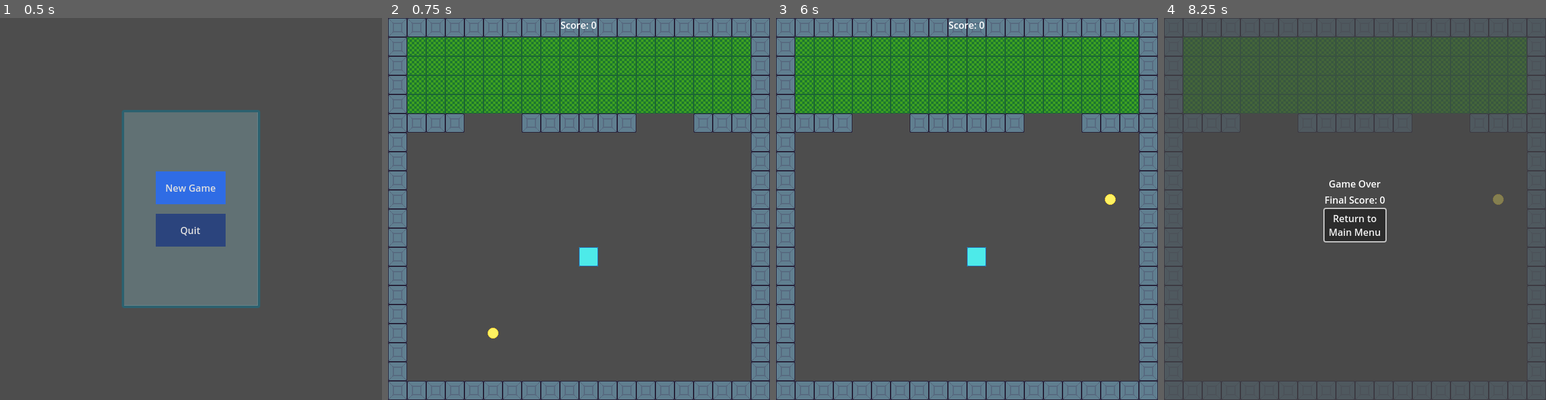
Above: before the commit, frames 1-4 (left to right).
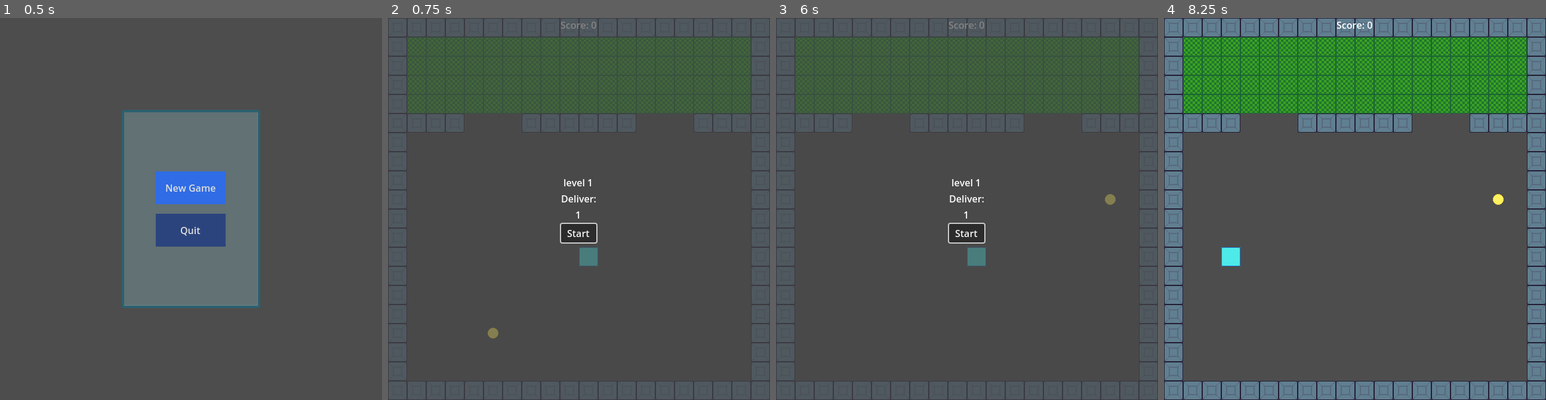
Above: after the commit, the same moments.

Repository: nateycakes/deliverySnake
Game: Godot game, scene res://src/orchestration/title_screen.tscn
The game is run twice, just before and just after one commit, with the same random seed, the same clock (stepped at 60 frames per second) and the same inputs.
Inputs (mouse positions are in pixels of both pictures, inside the frame that each line leads up to):
- Up to frame 1 (0.5 s): no input
- Up to frame 2 (0.75 s): click "New Game" at 0.5 s
- Up to frame 3 (6 s): click (967, 231) at 1.25 s, where only the run after the commit has a clickable "Start"; tap Enter (confirm) at 2, 2.85 s; hold Right (right) 2.03-2.78 s; hold Enter (confirm) 2.03-2.78 s; hold Down (down) 2.78-3.53 s; hold Right (right) 3.53-4.28 s; hold Up (up) 4.28-5 s; click "Return to Main Menu" at 5 s; click "New Game" at 5.75 s
- Up to frame 4 (8.25 s): click (1355, 231) at 6.5 s, where only the run after the commit has a clickable "Start"; tap Enter (confirm) at 7.25, 8.1 s; hold Enter (confirm) 7.28-8.03 s; hold Left (left) from 7.28 s (still down); tap Escape (pause, bound only after the commit) at 7.9 s

Frame 1 is identical in both runs. In frame 2, 41% of the frame differs, in the area x 0-100%, y 0-100%; in frame 3, 41%; in frame 4, 42%.

Commit message:
More UI Juice and Flow
- added a UI element to show the player their objective at the beginning
  of a level

  this UI shows the current level number (handled by level manager) and
  how many items need to be delivered to win. It then disappears when
  the level is ready to go

  also tweaked how the level finish is called and works - very basic
  signal processing from the UI layer in the level itself

Diff:
--- a/project.godot
+++ b/project.godot
@@ -65,6 +65,11 @@
 , Object(InputEventJoypadButton,"resource_local_to_scene":false,"resource_name":"","device":-1,"button_index":1,"pressure":0.0,"pressed":true,"script":null)
 ]
 }
+pause={
+"deadzone": 0.2,
+"events": [Object(InputEventKey,"resource_local_to_scene":false,"resource_name":"","device":-1,"window_id":0,"alt_pressed":false,"shift_pressed":false,"ctrl_pressed":false,"meta_pressed":false,"pressed":false,"keycode":0,"physical_keycode":4194305,"key_label":0,"unicode":0,"location":0,"echo":false,"script":null)
+]
+}
 
 [layer_names]
 
--- a/src/interface/ui_layer.gd
+++ b/src/interface/ui_layer.gd
@@ -1,5 +1,8 @@
 extends CanvasLayer
 class_name UILayer
+
+signal next_level_requested
+signal begin_level_requested
 
 @onready var score_label_container = $ScoreLabelContainer
 @onready var score_label = $ScoreLabelContainer/VBoxContainer/ScoreLabel
@@ -9,6 +12,18 @@
 @onready var menu_button = $GameOverContainer/VBoxContainer/MenuButton
 @onready var game_over_text = $GameOverContainer/VBoxContainer/GameOverText
 @onready var game_over_background = $GameOverBackground
+
+@onready var level_victory_container: CenterContainer = $LevelVictoryContainer
+@onready var continue_button: Button = $LevelVictoryContainer/VBoxContainer/ContinueButton
+@onready var trips_count_label: Label = $LevelVictoryContainer/VBoxContainer/ScoreHBoxContainer/TripsVboxContainer/TripsCount
+
+@onready var level_start_container: CenterContainer = $LevelStartContainer
+@onready var level_identifier_label: Label = $LevelStartContainer/VBoxContainer/LevelIdentifierLabel
+@onready var delivery_count_label: Label = $LevelStartContainer/VBoxContainer/DeliveryCountLabel
+@onready var start_level_button: Button = $LevelStartContainer/VBoxContainer/StartLevelButton
+
+
+
 
 @onready var game_over_focus : bool = false
 
@@ -21,6 +36,8 @@
 	GameManager.level_manager.game_over.connect(_on_game_over)
 	game_over_background.visible = false
 	game_over_container.visible = false
+	level_victory_container.visible = false
+	level_start_container.visible = false
 	return
 
 
@@ -34,6 +51,14 @@
 	if GameManager.is_game_over and event.is_action_pressed("confirm"):
 		GameManager.score_manager.initialize_scores()
 		#get_tree().reload_current_scene()
+
+	if level_victory_container.visible && continue_button.has_focus() && event.is_action_pressed("confirm"):
+		#the victory screen is visible, the continue button has focus, and the player hit enter
+		next_level_requested.emit()
+
+	if level_start_container.visible && start_level_button.has_focus() && event.is_action_pressed("confirm"):
+		#level start objective screen visible, and has focus, yadda yadda
+		level_begin_pressed()
 
 	return
 
@@ -58,10 +83,27 @@
 	return
 
 
+func display_level_results(delivery_count : int, trip_count : int) -> void:
+	#this will be called by the level itself once the victory conditions are met
+	trips_count_label.text = str(trip_count)
+	level_victory_container.visible = true
+	game_over_background.visible = true
+	continue_button.grab_focus()
 
+	return
 
+#prepare the beginning objective screen for the level
+func prepare_level_start(level_number : int, delivery_count : int): #assume the game will be paused
+	game_over_background.visible = true
+	level_identifier_label.text = "level " + str(level_number)
+	delivery_count_label.text = str(delivery_count)
+	level_start_container.visible = true
+	start_level_button.grab_focus()
 
-
+func level_begin_pressed():
+	begin_level_requested.emit()
+	level_start_container.visible = false
+	game_over_background.visible = false
 
 func _on_retry_button_focus_entered():
 	game_over_focus = true
--- a/src/interface/ui_layer.tscn
+++ b/src/interface/ui_layer.tscn
@@ -3,9 +3,11 @@
 [ext_resource type="Script" uid="uid://d1pksbt786ja0" path="res://src/interface/ui_layer.gd" id="1_re3yg"]
 
 [node name="UILayer" type="CanvasLayer"]
+process_mode = 3
 script = ExtResource("1_re3yg")
 
 [node name="ScoreLabelContainer" type="HBoxContainer" parent="."]
+visible = false
 anchors_preset = 15
 anchor_right = 1.0
 anchor_bottom = 1.0
@@ -32,6 +34,7 @@
 color = Color(0.278431, 0.278431, 0.278431, 0.670588)
 
 [node name="GameOverContainer" type="CenterContainer" parent="."]
+visible = false
 anchors_preset = 15
 anchor_right = 1.0
 anchor_bottom = 1.0
@@ -56,6 +59,71 @@
 text = "Return to
 Main Menu"
 
+[node name="LevelVictoryContainer" type="CenterContainer" parent="."]
+visible = false
+anchors_preset = 15
+anchor_right = 1.0
+anchor_bottom = 1.0
+grow_horizontal = 2
+grow_vertical = 2
+
+[node name="VBoxContainer" type="VBoxContainer" parent="LevelVictoryContainer"]
+layout_mode = 2
+alignment = 1
+
+[node name="VictoryTextLabel" type="Label" parent="LevelVictoryContainer/VBoxContainer"]
+layout_mode = 2
+text = "Level Complete!"
+
+[node name="ScoreHBoxContainer" type="HBoxContainer" parent="LevelVictoryContainer/VBoxContainer"]
+layout_mode = 2
+alignment = 1
+
+[node name="TripsVboxContainer" type="VBoxContainer" parent="LevelVictoryContainer/VBoxContainer/ScoreHBoxContainer"]
+layout_mode = 2
+
+[node name="TripsLabel" type="Label" parent="LevelVictoryContainer/VBoxContainer/ScoreHBoxContainer/TripsVboxContainer"]
+layout_mode = 2
+text = "Total Trips:"
+horizontal_alignment = 1
+
+[node name="TripsCount" type="Label" parent="LevelVictoryContainer/VBoxContainer/ScoreHBoxContainer/TripsVboxContainer"]
+layout_mode = 2
+horizontal_alignment = 1
+
+[node name="ContinueButton" type="Button" parent="LevelVictoryContainer/VBoxContainer"]
+layout_mode = 2
+text = "Continue"
+
+[node name="LevelStartContainer" type="CenterContainer" parent="."]
+anchors_preset = 15
+anchor_right = 1.0
+anchor_bottom = 1.0
+grow_horizontal = 2
+grow_vertical = 2
+
+[node name="VBoxContainer" type="VBoxContainer" parent="LevelStartContainer"]
+layout_mode = 2
+
+[node name="LevelIdentifierLabel" type="Label" parent="LevelStartContainer/VBoxContainer"]
+layout_mode = 2
+text = "level "
+horizontal_alignment = 1
+
+[node name="ObjectiveLabel" type="Label" parent="LevelStartContainer/VBoxContainer"]
+layout_mode = 2
+text = "Deliver:"
+horizontal_alignment = 1
+
+[node name="DeliveryCountLabel" type="Label" parent="LevelStartContainer/VBoxContainer"]
+layout_mode = 2
+horizontal_alignment = 1
+
+[node name="StartLevelButton" type="Button" parent="LevelStartContainer/VBoxContainer"]
+layout_mode = 2
+text = "Start"
+
 [connection signal="focus_entered" from="GameOverContainer/VBoxContainer/MenuButton" to="." method="_on_retry_button_focus_entered"]
 [connection signal="focus_exited" from="GameOverContainer/VBoxContainer/MenuButton" to="." method="_on_retry_button_focus_exited"]
 [connection signal="pressed" from="GameOverContainer/VBoxContainer/MenuButton" to="." method="_on_retry_button_pressed"]
+[connection signal="pressed" from="LevelStartContainer/VBoxContainer/StartLevelButton" to="." method="level_begin_pressed"]
--- a/src/level/builtLevels/first_level.tscn
+++ b/src/level/builtLevels/first_level.tscn
@@ -9,7 +9,6 @@
 size = Vector2(448, 288)
 
 [node name="firstLevel" instance=ExtResource("1_4h3gc")]
-victory_delivery_count = 3
 
 [node name="LevelTiles" parent="." index="0"]
 tile_map_data = PackedByteArray("AAAAAAAAAAAAAAAAAAABAAAAAAAAAAAAAAACAAAAAAAAAAAAAAADAAAAAAAAAAAAAAAEAAAAAAAAAAAAAAAFAA …(2480 unchanged characters)…
@@ -25,15 +24,3 @@
 position = Vector2(320, 400)
 shape = SubResource("RectangleShape2D_tj5nq")
 debug_color = Color(0.341838, 0.612044, 0.308732, 0.42)
-
-[node name="LevelMarker_TL" parent="." index="4"]
-position = Vector2(64, 224)
-
-[node name="LevelMarker_TR" parent="." index="5"]
-position = Vector2(576, 224)
-
-[node name="LevelMarker_BL" parent="." index="6"]
-position = Vector2(64, 576)
-
-[node name="LevelMarker_BR" parent="." index="7"]
-position = Vector2(576, 576)
--- a/src/level/builtLevels/level_two.tscn
+++ b/src/level/builtLevels/level_two.tscn
@@ -15,7 +15,6 @@
 size = Vector2(512, 96)
 
 [node name="LevelTwo" instance=ExtResource("1_g8ix5")]
-victory_delivery_count = 3
 
 [node name="LevelTiles" parent="." index="0"]
 tile_map_data = PackedByteArray("AAAAAAAAAAAAAAAAAAABAAAAAAAAAAAAAAACAAAAAAAAAAAAAAADAAAAAAAAAAAAAAAEAAAAAAAAAAAAAAAFAA …(2800 unchanged characters)…
--- a/src/level/level_template.gd
+++ b/src/level/level_template.gd
@@ -1,7 +1,8 @@
 extends Node2D
 class_name Level
 
-signal victory_condition_met
+#signal victory_condition_met(delivery_count, player_trips) #used for adding up scores and stuff before level transition
+signal level_finished #what the level manager will listen to to delete this level and load the next one
 
 enum VICTORY_TYPE {
 	DELIVERY_COUNT,
@@ -19,12 +20,7 @@
 
 @onready var pickup_spawn_zone: Area2D = $PickupSpawnZone
 
-
-@onready var level_marker_tl : Marker2D = $LevelMarker_TL
-@onready var level_marker_tr : Marker2D = $LevelMarker_TR
-@onready var level_marker_bl : Marker2D = $LevelMarker_BL
-@onready var level_marker_br : Marker2D = $LevelMarker_BR
-@onready var ui_layer : CanvasLayer = $UILayer
+@onready var ui_layer : UILayer = $UILayer
 @onready var level_timer : Timer = $LevelTimer
 
 @export var level_type : VICTORY_TYPE = VICTORY_TYPE.DELIVERY_COUNT
@@ -49,11 +45,23 @@
 	ui_layer.visible = true
 	ui_layer.score_label_container.visible = true
 	ui_layer.game_over_container.visible = false
+	ui_layer.prepare_level_start(GameManager.level_manager.current_level_number, victory_delivery_count)
+	pause_game() #start paused
 
 
 # Called every frame. 'delta' is the elapsed time since the previous frame.
 func _process(delta):
 	pass
+
+
+func _input(event: InputEvent) -> void:
+	if event.is_action_pressed("pause"): #is the player trying to pause?
+		if get_tree().paused: #is the game paused?
+			unpause_game()
+		else:
+			pause_game()
+
+
 
 func place_player(input_position : Vector2) -> void:
 	var new_player = player_head_scene.instantiate() as PlayerHead
@@ -75,46 +83,46 @@
 
 func place_new_pickup_old() -> void: #keeping around just in case yknow
 
-	#gather list of already occupied locations
-	var excluded_positions : Array = player_reference.body_segment_positions.duplicate(true)
-	excluded_positions.push_back(player_reference.global_position)
-
-	#we gotta account for the tiles, not just the x,y position, so we Mod the positions by tile size
-	var min_x_bound = level_marker_tl.global_position.x / GameManager.level_manager.tile_size
-	var max_x_bound = level_marker_tr.global_position.x / GameManager.level_manager.tile_size
-	var min_y_bound = level_marker_tl.global_position.y / GameManager.level_manager.tile_size
-	var max_y_bound = level_marker_bl.global_position.y / GameManager.level_manager.tile_size
-
-	#now find a position in that range
-	var new_pickup_x : int = randi_range(min_x_bound, max_x_bound)
-	var new_pickup_y : int = randi_range(min_y_bound, max_y_bound)
-	#need to scale this up to real resolution for testing
-	var new_position : Vector2 = Vector2(new_pickup_x * GameManager.level_manager.tile_size, new_pickup_y * GameManager.level_manager.tile_size)
-
-	#loop until we find a position that isn't in the excluded list
-	while excluded_positions.find(new_position) != -1:
-		if debug: print("checking position " + str(new_position))
-		new_pickup_x = randi_range(min_x_bound, max_x_bound)
-		new_pickup_y = randi_range(min_y_bound, max_y_bound)
-		new_position = Vector2(new_pickup_x * GameManager.level_manager.tile_size, new_pickup_y * GameManager.level_manager.tile_size)
-
-	var new_pickup : Pickup = pickup_scene.instantiate() as Pickup
-	new_pickup.collected.connect(place_new_pickup_old)
-	pickup_reference = new_pickup
-	call_deferred("add_child", new_pickup)
-	new_pickup.global_position = new_position
-
-	if debug:
-		print("placing new pickup at " + str(new_position))
-		print("Min X: " + str(min_x_bound) + " Max X: " + str(max_x_bound))
-		print("Min Y: " + str(min_y_bound) + " Max Y: " + str(max_y_bound))
-		print("TL Bound: X:" + str(level_marker_tl.global_position.x) + " Y: " + str(level_marker_tl.global_position.y))
-
-	var dummy : Vector2 = return_eligible_pickup_placement_location()
-	print("I COULD place a pickup here using the new method: X: " + str(dummy.x) + " , Y:" + str(dummy.y))
-
-	return
-	##########  END PLACE_NEW_PICKUP() #################
+	##gather list of already occupied locations
+	#var excluded_positions : Array = player_reference.body_segment_positions.duplicate(true)
+	#excluded_positions.push_back(player_reference.global_position)
+	#
+	##we gotta account for the tiles, not just the x,y position, so we Mod the positions by tile size
+	##var min_x_bound = level_marker_tl.global_position.x / GameManager.level_manager.tile_size
+	##var max_x_bound = level_marker_tr.global_position.x / GameManager.level_manager.tile_size
+	##var min_y_bound = level_marker_tl.global_position.y / GameManager.level_manager.tile_size
+	##var max_y_bound = level_marker_bl.global_position.y / GameManager.level_manager.tile_size
+	#
+	##now find a position in that range
+	##var new_pickup_x : int = randi_range(min_x_bound, max_x_bound)
+	##var new_pickup_y : int = randi_range(min_y_bound, max_y_bound)
+	##need to scale this up to real resolution for testing
+	#var new_position : Vector2 = Vector2(new_pickup_x * GameManager.level_manager.tile_size, new_pickup_y * GameManager.level_manager.tile_size)
+	#
+	##loop until we find a position that isn't in the excluded list
+	#while excluded_positions.find(new_position) != -1:
+		#if debug: print("checking position " + str(new_position))
+		#new_pickup_x = randi_range(min_x_bound, max_x_bound)
+		#new_pickup_y = randi_range(min_y_bound, max_y_bound)
+		#new_position = Vector2(new_pickup_x * GameManager.level_manager.tile_size, new_pickup_y * GameManager.level_manager.tile_size)
+	#
+	#var new_pickup : Pickup = pickup_scene.instantiate() as Pickup
+	#new_pickup.collected.connect(place_new_pickup_old)
+	#pickup_reference = new_pickup
+	#call_deferred("add_child", new_pickup)
+	#new_pickup.global_position = new_position
+	#
+	#if debug:
+		#print("placing new pickup at " + str(new_position))
+		#print("Min X: " + str(min_x_bound) + " Max X: " + str(max_x_bound))
+		#print("Min Y: " + str(min_y_bound) + " Max Y: " + str(max_y_bound))
+		#print("TL Bound: X:" + str(level_marker_tl.global_position.x) + " Y: " + str(level_marker_tl.global_position.y))
+	#
+	#var dummy : Vector2 = return_eligible_pickup_placement_location()
+	#print("I COULD place a pickup here using the new method: X: " + str(dummy.x) + " , Y:" + str(dummy.y))
+	#
+	return
+	##########  END PLACE_NEW_PICKUP() OLD #################
 
 
 func return_eligible_pickup_placement_location(): #returns a Vector2
@@ -185,6 +193,7 @@
 
 	return new_position #remember, this is already snapped to the grid
 
+
 func place_new_pickup():
 	var new_position : Vector2 = return_eligible_pickup_placement_location()
 	var new_pickup : Pickup = pickup_scene.instantiate() as Pickup
@@ -193,23 +202,40 @@
 	call_deferred("add_child", new_pickup)
 	new_pickup.global_position = new_position
 
+
 func reset_game_timer() -> void: #this function pauses and resets the timer to the level-defined length
 	level_timer.paused = true
 	level_timer.wait_time = victory_timer_length
 	return
 
+
 func victory_check_score_amount(score : int):
 	if level_type == VICTORY_TYPE.SCORE && GameManager.score_manager.player_current_score >= victory_score_count:
 		if debug: print("Scored " + str(score) + " / " + str(victory_score_count) + " points. Victory Achieved")
-		victory_condition_met.emit()
-	return
+		victory_condition_met()
+	return
+
 
 func victory_check_delivery_count(count :int):
 	if debug: print("level is checking win condition...")
 	if level_type == VICTORY_TYPE.DELIVERY_COUNT && count >= victory_delivery_count:
 		if debug: print("Delivered " + str(count) + " / " + str(victory_delivery_count) + ". Victory Achieved" )
 		player_reference.on_level_complete()
-		victory_condition_met.emit()
+		victory_condition_met()
+		#level_finished.emit()
+	return
+
+
+func victory_condition_met() -> void :
+	#pause the game and update the UI, then display it
+	pause_game()
+	ui_layer.display_level_results(player_current_delivery_count, player_delivery_trip_count)
+	return
+
+
+func end_level() -> void:
+	unpause_game()
+	level_finished.emit()
 	return
 
 
@@ -233,6 +259,16 @@
 	call_deferred("queue_free")
 
 
+func pause_game():
+	get_tree().paused = true
+	print("pausing game")
+	return
+
+func unpause_game():
+	get_tree().paused = false
+	print("unpausing game")
+	return
+
 ### --------------- DELIVERY AND SCORE SECTION --------------- ####
 
 func update_current_delivery_count(increase : bool, count : int):
--- a/src/level/level_template.tscn
+++ b/src/level/level_template.tscn
@@ -41,18 +41,12 @@
 
 [node name="PickupSpawnZone" type="Area2D" parent="."]
 
-[node name="LevelMarker_TL" type="Marker2D" parent="."]
-
-[node name="LevelMarker_TR" type="Marker2D" parent="."]
-
-[node name="LevelMarker_BL" type="Marker2D" parent="."]
-
-[node name="LevelMarker_BR" type="Marker2D" parent="."]
-
 [node name="UILayer" parent="." instance=ExtResource("6_mm7o3")]
 visible = false
 
 [node name="LevelTimer" type="Timer" parent="."]
 one_shot = true
 
+[connection signal="begin_level_requested" from="UILayer" to="." method="unpause_game"]
+[connection signal="next_level_requested" from="UILayer" to="." method="end_level"]
 [connection signal="timeout" from="LevelTimer" to="." method="_on_level_timer_timeout"]
--- a/src/orchestration/level_manager.gd
+++ b/src/orchestration/level_manager.gd
@@ -15,6 +15,8 @@
 #LEVEL MANAGEMENT VARIABLES
 @onready var previous_level : Level #used to clean up the level after transitioning to a new one
 @onready var current_level : Level
+@onready var current_difficulty : int = 0
+@onready var current_level_number : int = 0 #which level are we on out of the sequence of levels chosen (if that makes sense?)
 @onready var current_level_packed : PackedScene #need to hold onto the blueprint when they retry the level
 @onready var remaining_levels : Array = []
 @onready var level_library : LevelLibrary = preload("res://src/orchestration/level_library.tres")
@@ -43,6 +45,7 @@
 	match difficulty:
 		GameManager.DIFFICULTY.NORMAL:
 			#do a deep copy in case we want to do funky stuff later
+			current_difficulty = GameManager.DIFFICULTY.NORMAL
 			return level_library.normal_level_list.duplicate(true)
 		_:
 			print("This error in matching Difficulty during level init should not occur")
@@ -58,16 +61,27 @@
 
 func set_up_first_level(difficulty):
 	remaining_levels = get_level_list_by_difficulty(difficulty)
+	current_difficulty = difficulty
 	current_level_packed = remaining_levels.pop_front()
 	var new_level : Level = current_level_packed.instantiate()
 	current_level = new_level
-	new_level.victory_condition_met.connect(_on_level_complete)
+	current_level_number = 1 #it's the first level, duh
+	new_level.level_finished.connect(_on_level_complete)
 	add_child(new_level)
 
+func calculate_current_level_number() -> int :
+	var difficulty_length : int = 0
+	var current_lvl_number : int = 0
+	match current_difficulty:
+		GameManager.DIFFICULTY.NORMAL:
+			difficulty_length = level_library.normal_level_list.size()
+	current_lvl_number = difficulty_length - remaining_levels.size()
+	return current_level_number
 
 func prepare_next_level(new_level_template : PackedScene):
 	var new_level : Level = new_level_template.instantiate()
-	new_level.victory_condition_met.connect(_on_level_complete)
+	new_level.level_finished.connect(_on_level_complete)
+	current_level_number += 1
 	previous_level = current_level
 	current_level = new_level
 
--- a/src/player/player_head.tscn
+++ b/src/player/player_head.tscn
@@ -7,6 +7,7 @@
 size = Vector2(32, 32)
 
 [node name="PlayerHead" type="Area2D"]
+process_mode = 1
 collision_layer = 4
 collision_mask = 27
 script = ExtResource("1_he1h5")
